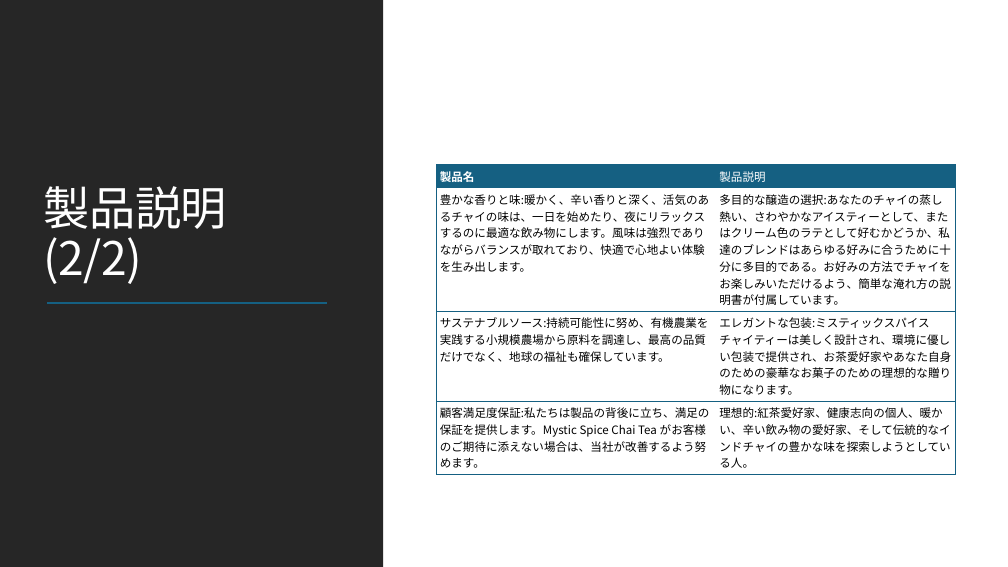
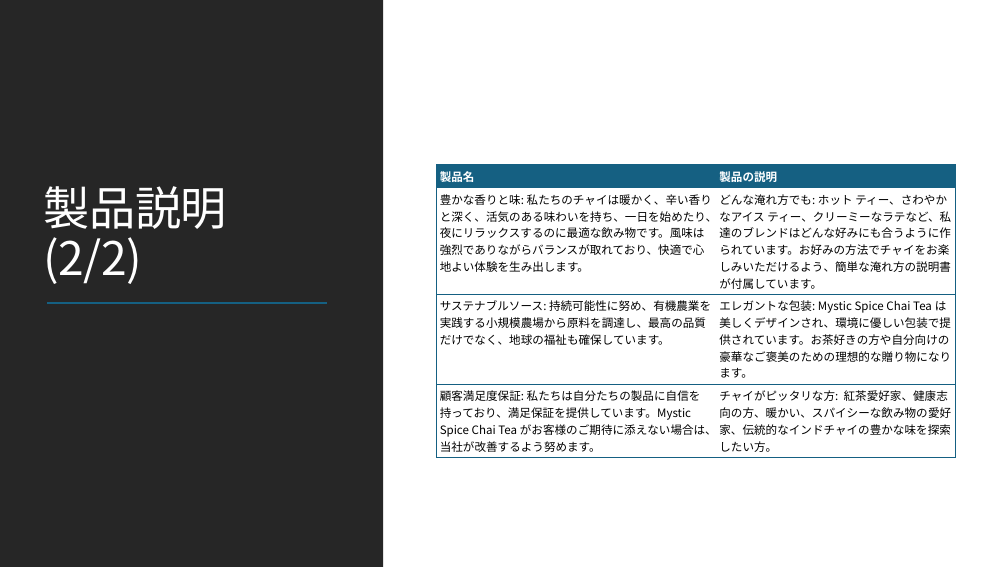
Before and after one commit to MicrosoftLearning/MS-4004-Empower-workforce-copilot-use-cases.ja-jp, a slide deck: slide 6 of ResourceFiles/Mystic Spice Premium Chai Market Analysis Presentation.pptx. Drawn at 1008x567 pixels with LibreOffice and Linux fonts; fonts in the diff are those of the drawing. Boxes give left, top, right and bottom in pixels: in the first picture for what was removed or moved away, otherwise in the second. Text is boxed around its words. In the diff, an @@ line names an element or a change of style, - is before the commit and + after.

```diff
--- a/ResourceFiles/Mystic Spice Premium Chai Market Analysis Presentation.pptx
+++ b/ResourceFiles/Mystic Spice Premium Chai Market Analysis Presentation.pptx
@@ table at [437,165,956,456] @@
-row 1, column 2: 製品説明
+row 1, column 2: 製品の説明
-row 2, column 1: 豊かな香りと味:暖かく、辛い香りと深く、活気のあるチャイの味は、一日を始めたり、夜にリラックスするのに最適な飲み物にします。風味は強烈でありながらバランスが取れており、快適で心地よい体験を生み出します。
+row 2, column 1: 豊かな香りと味: 私たちのチャイは暖かく、辛い香りと深く、活気のある味わいを持ち、一日を始めたり、夜にリラックスするのに最適な飲み物です。風味は強烈でありながらバランスが取れており、快適で心地よい体験を生み出します。
-row 2, column 2: 多目的な醸造の選択:あなたのチャイの蒸し熱い、さわやかなアイスティーとして、またはクリーム色のラテとして好むかどうか、私達のブレンドはあらゆる好みに合うために十分に多目的である。お好みの方法でチャイをお楽しみいただけるよう、簡単な淹れ方の説明書が付属しています。
+row 2, column 2: どんな淹れ方でも: ホット ティー、さわやかなアイス ティー、クリーミーなラテなど、私達のブレンドはどんな好みにも合うように作られています。お好みの方法でチャイをお楽しみいただけるよう、簡単な淹れ方の説明書が付属しています。
-row 3, column 1: サステナブルソース:持続可能性に努め、有機農業を実践する小規模農場から原料を調達し、最高の品質だけでなく、地球の福祉も確保しています。
+row 3, column 1: サステナブルソース: 持続可能性に努め、有機農業を実践する小規模農場から原料を調達し、最高の品質だけでなく、地球の福祉も確保しています。
-row 3, column 2: エレガントな包装:ミスティックスパイスチャイティーは美しく設計され、環境に優しい包装で提供され、お茶愛好家やあなた自身のための豪華なお菓子のための理想的な贈り物になります。
+row 3, column 2: エレガントな包装: Mystic Spice Chai Tea は美しくデザインされ、環境に優しい包装で提供されています。お茶好きの方や自分向けの豪華なご褒美のための理想的な贈り物になります。
-row 4, column 1: 顧客満足度保証:私たちは製品の背後に立ち、満足の保証を提供します。Mystic Spice Chai Tea がお客様のご期待に添えない場合は、当社が改善するよう努めます。
+row 4, column 1: 顧客満足度保証: 私たちは自分たちの製品に自信を持っており、満足保証を提供しています。Mystic Spice Chai Tea がお客様のご期待に添えない場合は、当社が改善するよう努めます。
-row 4, column 2: 理想的:紅茶愛好家、健康志向の個人、暖かい、辛い飲み物の愛好家、そして伝統的なインドチャイの豊かな味を探索しようとしている人。
+row 4, column 2: チャイがピッタリな方: 紅茶愛好家、健康志向の方、暖かい、スパイシーな飲み物の愛好家、伝統的なインドチャイの豊かな味を探索したい方。
```
Also in this commit, not shown: 5 other slides changed, 31 other files.
